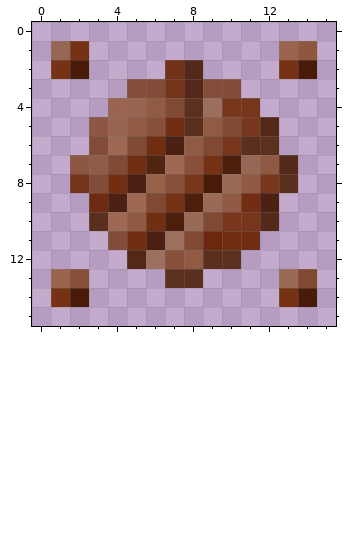
A pixel-art sprite gets an edit: src/main/resources/assets/elemental_invocations/textures/entities/player/charge_earth.png. The picture above was drawn from the file before the commit.
The file is 16x16 pixels. Colours within 5 levels of each other are drawn and written as one.
Once edited:
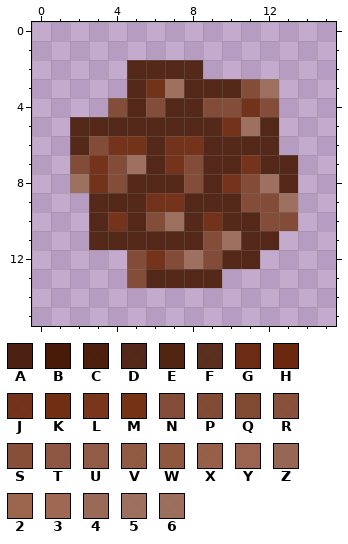
Palette (. is transparent): A #471a09f3  B #481b09  C #491c09f9  D #4c1f0bed  E #4f220ef9  F #572a16f3  G #682409f1  H #682409f7  J #6e2a0ded  K #6e2a0df7  L #743013f3  M #763215  N #7e462eed  P #7e462ef3  Q #7f472ffa  R #864e36f7  S #874f37  T #895139ee  U #8e573ff0  V #8f573ff7  W #8f573f  X #955e46f9  Y #976048f0  Z #946551f7  2 #9b644cfe  3 #9d664ef7  4 #996a56fd  5 #9b6c58ed  6 #9b6c58f3
The edit:
Changed rows in their new state; - is an unchanged pixel.
first column x 1:
 1 ..----------..
 2 ..--DDD-----..
 3 ----DJ5-DDN5--
 4 ---NDNDDNNJN--
 5 -DDDDDDDDJ5---
 6 -D-JJDJJDDDD--
 7 -NJN5DJNDDJD--
 8 -5JNDDDNDJN5D-
 9 --DDDJJDDDNN5-
10 --DJDN5DJDDNN-
11 --DDDDDDN5DD--
12 ----NJN5NDD---
13 ..--NDDDD---..
14 ..----------..
